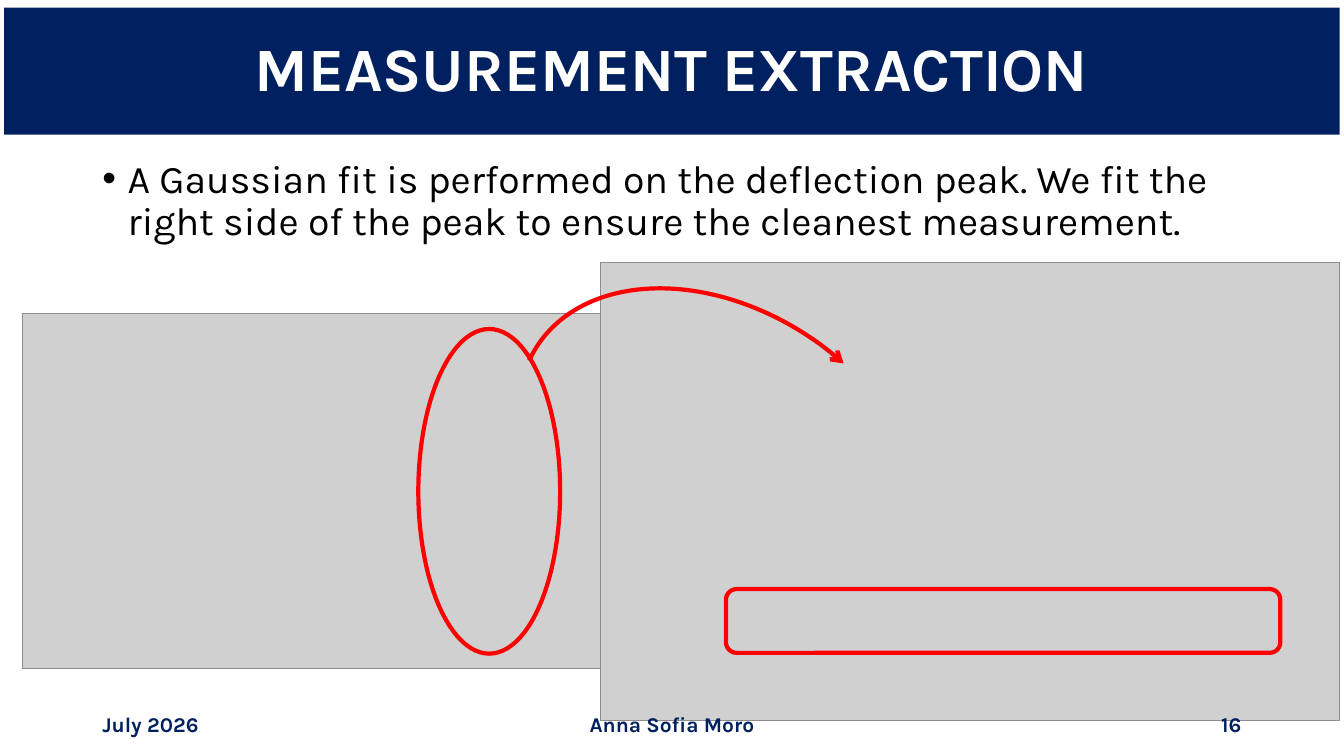
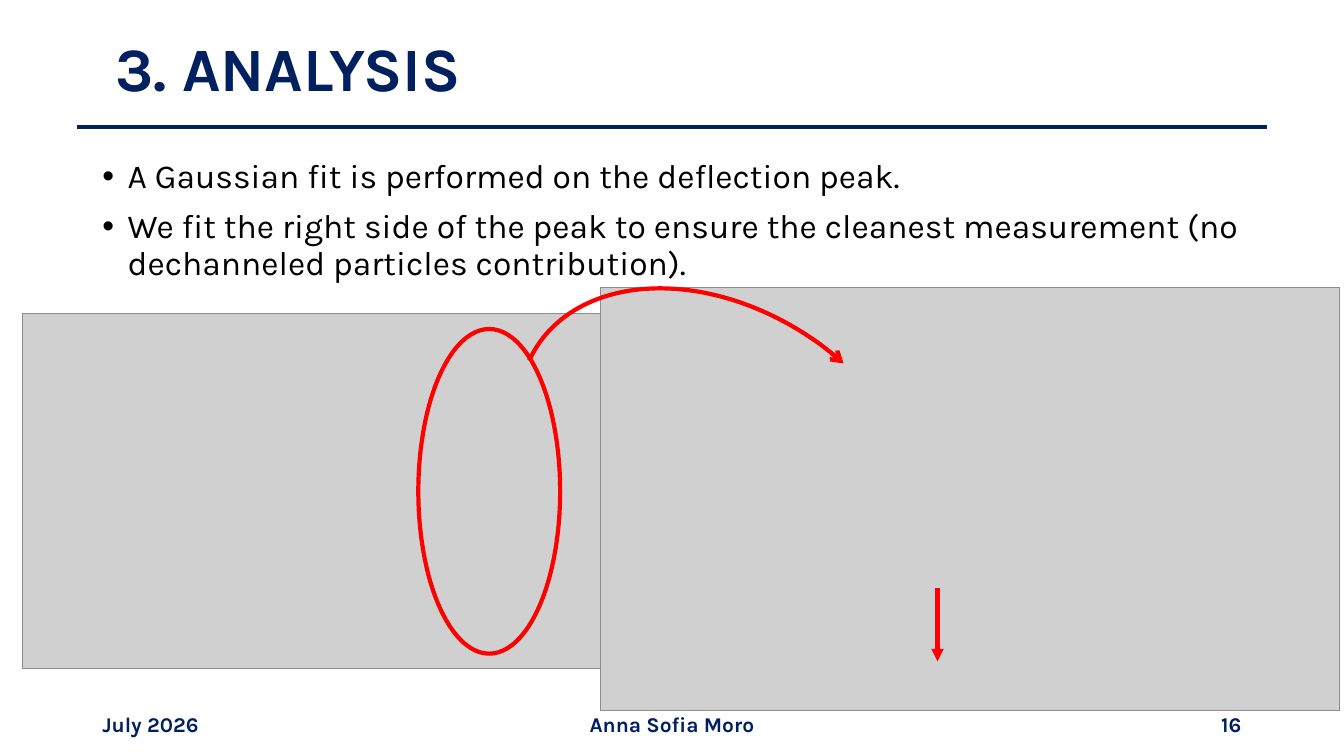
Before and after one commit to annaasofia/tesi, a slide deck: slide 16 of slides/week4.pptx. Drawn at 1344x756 pixels with LibreOffice and Linux fonts; fonts in the diff are those of the drawing; grey boxes stand for pictures. Boxes give left, top, right and bottom in pixels: in the first picture for what was removed or moved away, otherwise in the second. Text is boxed around its words. In the diff, an @@ line names an element or a change of style, - is before the commit and + after.

```diff
--- a/slides/week4.pptx
+++ b/slides/week4.pptx
@@ title "3. ANALYSIS": place and size @@
-title "3. ANALYSIS" at (4, 8, 1340, 135)
+title "3. ANALYSIS" at (115, 50, 460, 92)
@@ title "3. ANALYSIS" at (115, 50, 460, 92): fill #002060 to none @@
@@ title at (115, 50, 460, 92): text changed; text colour #FFFFFF to #002060 @@
-MEASUREMENT EXTRACTION
+3. ANALYSIS
@@ line added from (77, 127) to (1267, 127), #002060 3 pt @@
@@ text at (128, 165, 1238, 283): text changed; size 28 to 24 pt @@
-• A Gaussian fit is performed on the deflection peak. We fit the right side of the peak to ensure the cleanest measurement.
+• A Gaussian fit is performed on the deflection peak.
+• We fit the right side of the peak to ensure the cleanest measurement (no dechanneled particles contribution).
@@ picture: place and size @@
-picture at (601, 262, 1340, 720)
+picture at (601, 287, 1340, 711)
@@ picture removed at (726, 589, 1280, 652) @@
@@ arrow added from (938, 588) to (938, 661), #FF0000 3 pt @@
```
Also in this commit, not shown: 18 other slides changed, 6 slides added, 6 slides removed, 2 other files.
